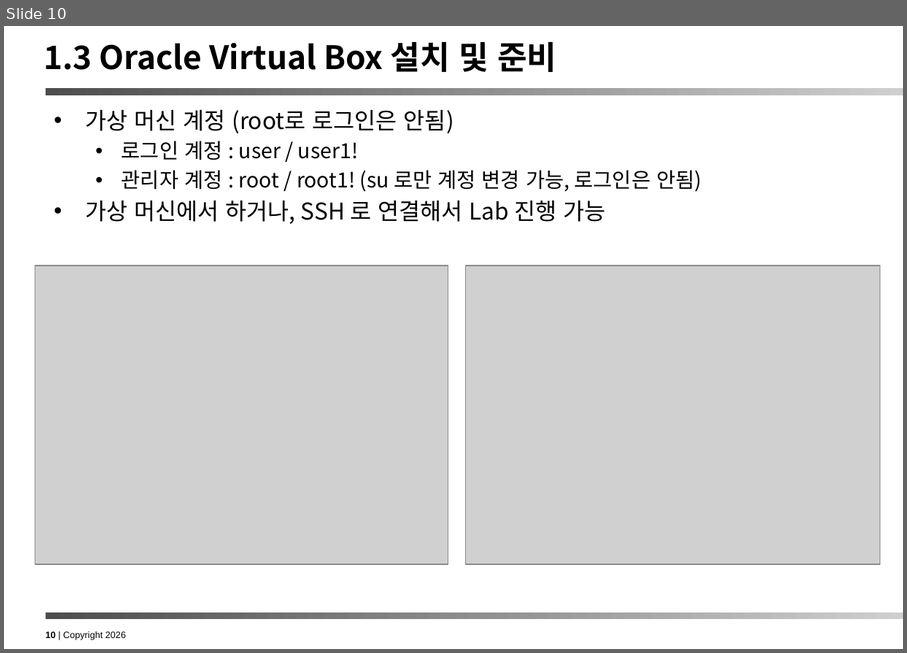
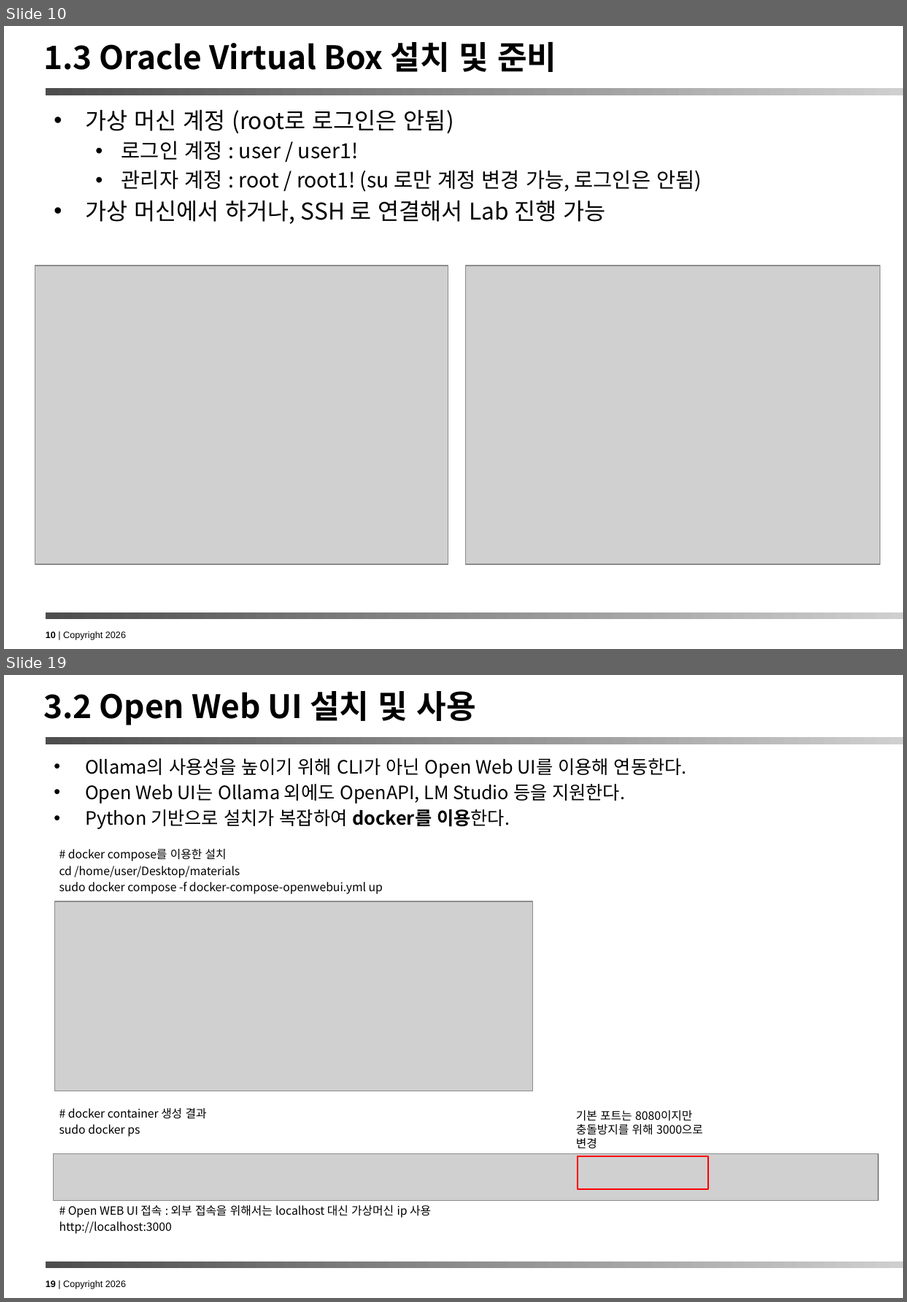
Before and after one commit to ykchang/ontology_handson, a slide deck: doc/Ontology Hands On Lab.pptx. Shown one above the other, each under a label of ours: slide 10 before the commit, slides 10 and 19 after it; the slides between them are not shown. The pictures are 907x653 and 907x1302 pixels, drawn with LibreOffice and Linux fonts; fonts in the diff are those of the drawing; grey boxes stand for pictures. Boxes give left, top, right and bottom in pixels: in the first picture for what was removed or moved away, otherwise in the second. Text is boxed around its words. In the diff, an @@ line names an element or a change of style, - is before the commit and + after.

Commit message:
2026.05.21 작업 결과 COMMIT

```diff
--- a/doc/Ontology Hands On Lab.pptx
+++ b/doc/Ontology Hands On Lab.pptx
@@ slide 19 added at bbox=[4, 675, 903, 1298], background #FFFFFF; not listed: 3 template elements that a slide beside it also shows @@
@@ title added at bbox=[43, 691, 476, 725], 28 pt, text #000000, bold @@
+3.2 Open Web UI 설치 및 사용
@@ text added at bbox=[59, 758, 687, 1233], 10 pt, text #000000 @@
+• Ollama의 사용성을 높이기 위해 CLI가 아닌 Open Web UI를 이용해 연동한다.
+• Open Web UI는 Ollama 외에도 OpenAPI, LM Studio 등을 지원한다.
+• Python 기반으로 설치가 복잡하여 docker를 이용한다.
+# docker compose를 이용한 설치
+cd /home/user/Desktop/materials
+sudo docker compose -f docker-compose-openwebui.yml up
+# docker container 생성 결과
+sudo docker ps
+# Open WEB UI 접속 : 외부 접속을 위해서는 localhost 대신 가상머신 ip 사용
+http://localhost:3000
@@ picture added at bbox=[54, 902, 533, 1091] @@
@@ text added at bbox=[576, 1110, 703, 1148], 10 pt, text #000000 @@
+기본 포트는 8080이지만 충돌방지를 위해 3000으로 변경
@@ picture added at bbox=[53, 1153, 879, 1200] @@
@@ rectangle added at bbox=[578, 1157, 708, 1189], outline #FF0000 1.5 pt @@
```
Also in this commit, not shown: 3 slides changed, 26 other slides added, 7 slides removed, 5 other files.
